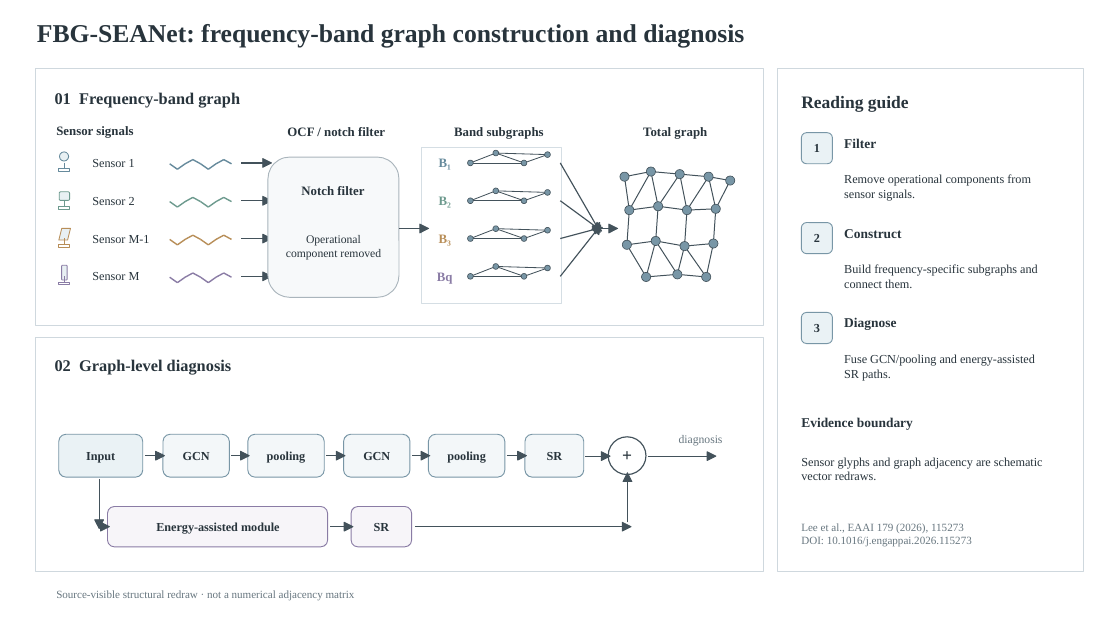
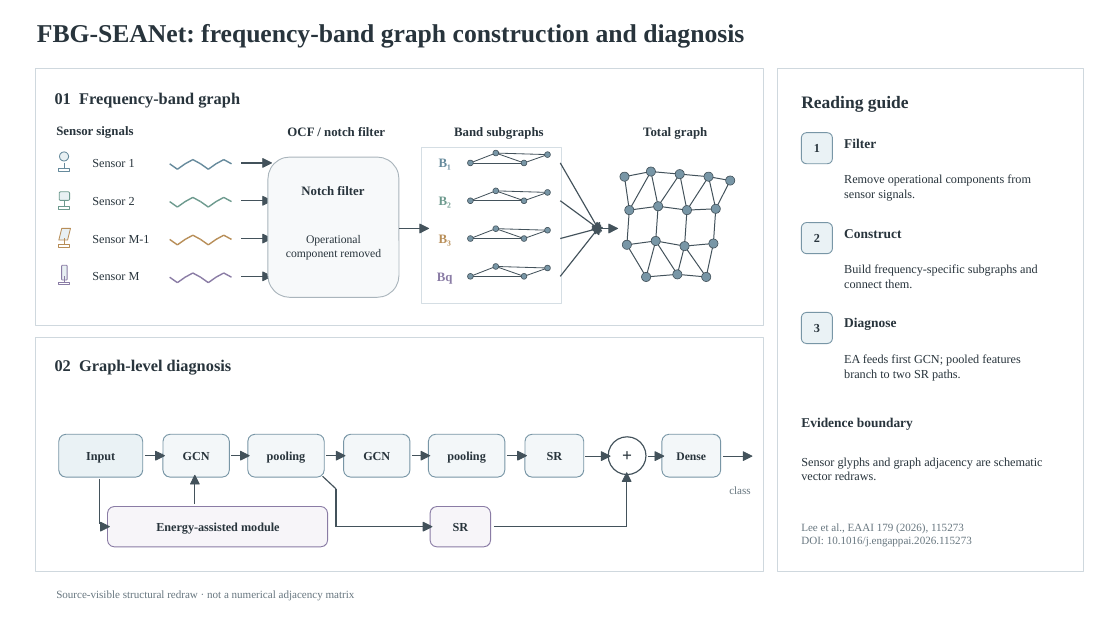
Before and after one commit to clonetimer/PPT-Skill, a slide deck: slide 1 of dist/C01_composite_defense_slide_v74.pptx. Drawn at 1120x630 pixels with LibreOffice and Linux fonts; fonts in the diff are those of the drawing. Boxes give left, top, right and bottom in pixels: in the first picture for what was removed or moved away, otherwise in the second. Text is boxed around its words. In the diff, an @@ line names an element or a change of style, - is before the commit and + after.

```diff
--- a/dist/C01_composite_defense_slide_v74.pptx
+++ b/dist/C01_composite_defense_slide_v74.pptx
@@ text at bbox=[844, 354, 1021, 381]: text changed @@
-Fuse GCN/pooling and energy-assisted SR paths.
+EA feeds first GCN; pooled features branch to two SR paths.
@@ rounded rectangle added at bbox=[662, 434, 721, 477], fill #F3F7F9, outline #7896A6 0.8 pt @@
@@ text removed at bbox=[679, 435, 723, 446] @@
-diagnosis
@@ triangle at bbox=[191, 476, 199, 484]: rotation 180 to 0 degrees @@
@@ line added from (323, 476) to (336, 489), #43525B 1 pt @@
@@ line moved from (628, 523) - (628, 477) to (627, 527) - (627, 477) @@
@@ line added from (648, 456) to (660, 456), #43525B 1 pt @@
@@ triangle: place and size @@
-triangle at bbox=[623, 523, 631, 531]
+triangle at bbox=[655, 452, 664, 460]
@@ text added at bbox=[676, 452, 706, 460], 10 pt, text #28343C, bold @@
+Dense
@@ line moved from (648, 456) - (712, 456) to (723, 456) - (748, 456) @@
@@ triangle: place and size @@
-triangle at bbox=[707, 452, 716, 460]
+triangle at bbox=[744, 452, 752, 460]
@@ line added from (195, 504) to (195, 480), #43525B 1 pt @@
@@ line added from (336, 489) to (336, 527), #43525B 1 pt @@
@@ 1 text, 1 triangle, 1 rounded rectangle: place and size @@
-1 text, 1 triangle, 1 rounded rectangle at bbox=[344, 507, 412, 547]
+1 text, 1 triangle, 1 rounded rectangle at bbox=[423, 507, 491, 547]
@@ text added at bbox=[729, 486, 750, 494], 9.5 pt, text #687780 @@
+class
@@ line moved from (330, 527) - (349, 527) to (336, 527) - (428, 527) @@
@@ line moved from (415, 527) - (627, 527) to (494, 527) - (627, 527) @@
```
Also in this commit, not shown: 38 other files.
